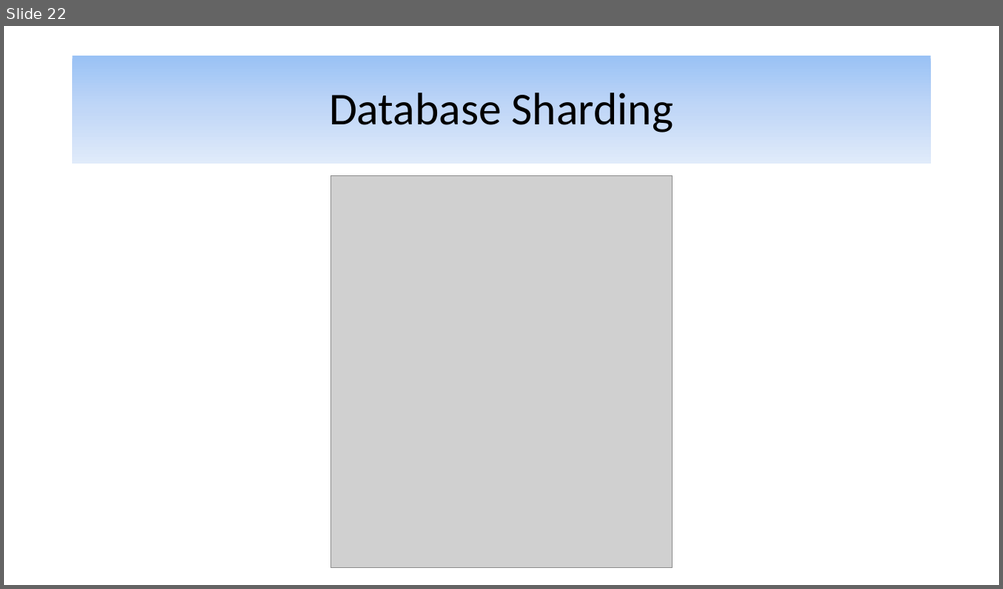
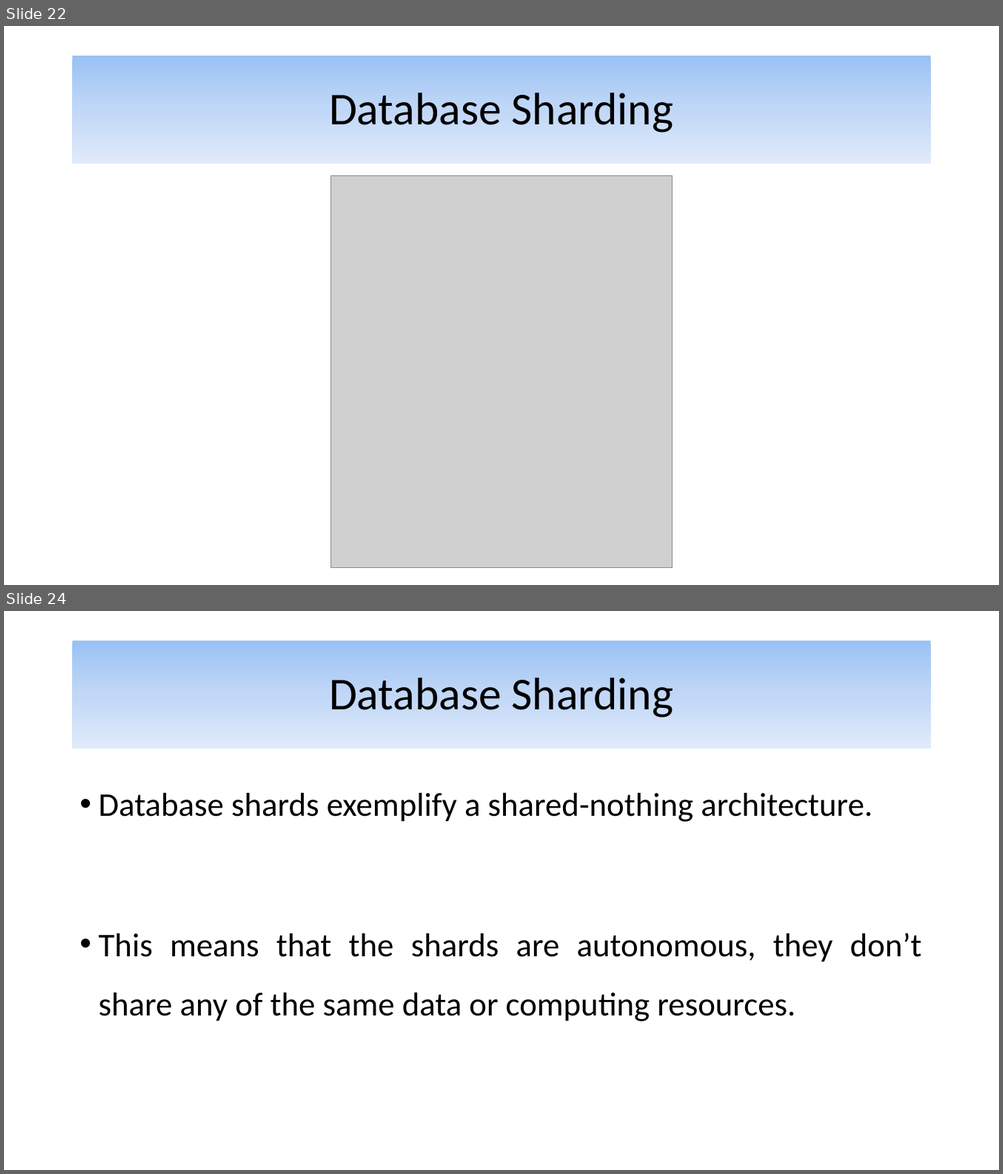
Before and after one commit to alijfri99/presentations, a slide deck: Advanced DBMS Presentation.pptx. Shown one above the other, each under a label of ours: slide 22 before the commit, slides 22 and 24 after it; the slides between them are not shown. The pictures are 1003x589 and 1003x1174 pixels, drawn with LibreOffice and Linux fonts; fonts in the diff are those of the drawing; grey boxes stand for pictures. Boxes give left, top, right and bottom in pixels: in the first picture for what was removed or moved away, otherwise in the second. Text is boxed around its words. In the diff, an @@ line names an element or a change of style, - is before the commit and + after.

Commit message:
Finished key-based sharding

```diff
--- a/Advanced DBMS Presentation.pptx
+++ b/Advanced DBMS Presentation.pptx
@@ slide 24 added at box(4, 611, 999, 1170), background #FFFFFF @@
@@ title added at box(73, 641, 930, 749), fill gradient #9AC3F5 to #C2D8F8 to #E1EBFB, 44 pt, text #000000 @@
+Database Sharding
@@ text added at box(99, 793, 922, 1022), 32 pt, text #000000 @@
+• Database shards exemplify a shared-nothing architecture.
+• This means that the shards are autonomous, they don’t share any of the same data or computing resources.
```
Also in this commit, not shown: 12 other slides added, 1 slide removed.
